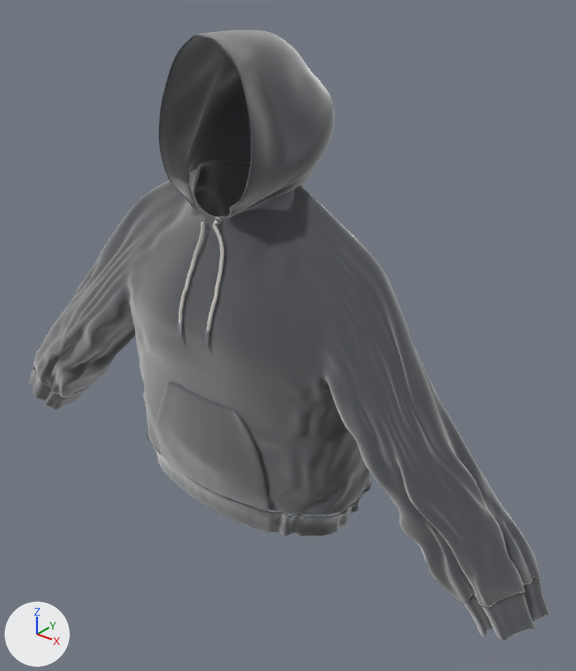
The glTF model hoodie.glb, before and after one commit.
The view is the same before and after, from a camera (50 mm lens) standing at (1.549, -1.113, 1.088) and looking at (0.651, 0.009, 0.392). Arrows for +X, +Y and +Z are at lower left; the lights stay in place. The picture after the commit comes second. Vertices at exactly the same position are counted once.

The older version as bpy lines, for what is in view:
```python
ob_hoodie_body = bpy.data.objects.new('Hoodie_Body', me_hoodie_body)
ob_hoodie_body.location = (0.56, 0.0, -0.002)
ob_hoodie_cuff_l = bpy.data.objects.new('Hoodie_Cuff_L', me_hoodie_cuff_l)
ob_hoodie_cuff_l.location = (0.56, 0.0, -0.002)
ob_hoodie_cuff_r = bpy.data.objects.new('Hoodie_Cuff_R', me_hoodie_cuff_r)
ob_hoodie_cuff_r.location = (0.56, 0.0, -0.002)
ob_hoodie_drawstring_l = bpy.data.objects.new('Hoodie_Drawstring_L', me_hoodie_drawstring_l)
ob_hoodie_drawstring_l.location = (0.56, 0.0, -0.002)
ob_hoodie_drawstring_r = bpy.data.objects.new('Hoodie_Drawstring_R', me_hoodie_drawstring_r)
ob_hoodie_drawstring_r.location = (0.56, 0.0, -0.002)
ob_hoodie_hood = bpy.data.objects.new('Hoodie_Hood', me_hoodie_hood)
ob_hoodie_hood.location = (0.56, 0.0, -0.002)
ob_hoodie_kangaroopocket = bpy.data.objects.new('Hoodie_KangarooPocket', me_hoodie_kangaroopocket)
ob_hoodie_kangaroopocket.location = (0.56, 0.0, -0.002)
ob_hoodie_waistband = bpy.data.objects.new('Hoodie_Waistband', me_hoodie_waistband)
ob_hoodie_waistband.location = (0.56, 0.0, -0.002)
```
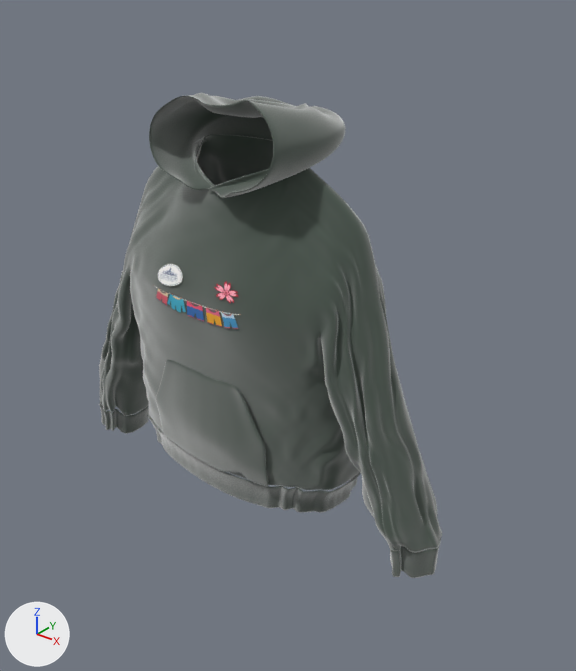
Patch to the scene script:
```diff
--- a/hoodie.glb.py
+++ b/hoodie.glb.py
@@ me_hoodie_body @@
-me_hoodie_body.from_pydata(...)  # 24540 vertices, 49088 faces; spans x -0.668..0.674, y -0.159..0.15, z 0.054..0.717
+me_hoodie_body.from_pydata(...)  # 24540 vertices, 49088 faces; spans x -0.477..0.48, y -0.155..0.149, z 0.005..0.713
+# me_hoodie_body part 1: 24540 of 24540 vertices moved; they spanned x -0.668..0.674, y -0.159..0.15, z 0.054..0.717 and now span x -0.477..0.48, y -0.155..0.149, z 0.005..0.713; mean shift (0.0, 0.01, -0.011)
+# me_hoodie_body part 2: 48653 kept faces spanning x -0.477..0.48, y -0.155..0.149, z 0.005..0.713 get new texture (UV) coordinates
 me_hoodie_body.materials.append(mat_hoodie_fleece)
@@ me_hoodie_cuff_l @@
-me_hoodie_cuff_l.from_pydata(...)  # 1024 vertices, 2048 faces; spans x 0.5605..0.7027, y -0.1236..0.0135, z 0.0071..0.1346
+me_hoodie_cuff_l.from_pydata(...)  # 1024 vertices, 2048 faces; spans x 0.3637..0.4808, y -0.0872..0.0487, z -0.0407..0.0407
+# me_hoodie_cuff_l part 3: 2046 kept faces spanning x 0.3637..0.4808, y -0.0872..0.0487, z -0.0407..0.0407 get new texture (UV) coordinates
+# edits to the shape of me_hoodie_cuff_l do not show in these pictures
 me_hoodie_cuff_l.materials.append(mat_hoodie_rib)
@@ me_hoodie_cuff_r @@
-me_hoodie_cuff_r.from_pydata(...)  # 1024 vertices, 2048 faces; spans x -0.6973..-0.5535, y -0.1216..0.0152, z 0.0097..0.1374
+me_hoodie_cuff_r.from_pydata(...)  # 1024 vertices, 2048 faces; spans x -0.4781..-0.347, y -0.0822..0.051, z -0.0519..0.0316
+# me_hoodie_cuff_r part 4: 1024 of 1024 vertices moved; they spanned x -0.6973..-0.5535, y -0.1216..0.0152, z 0.0097..0.1374 and now span x -0.4781..-0.347, y -0.0822..0.051, z -0.0519..0.0316; mean shift (0.2062, 0.0432, -0.078)
 me_hoodie_cuff_r.materials.append(mat_hoodie_rib)
@@ me_hoodie_hood @@
-me_hoodie_hood.from_pydata(...)  # 4746 vertices, 9488 faces; spans x -0.148..0.151, y -0.117..0.149, z 0.652..0.963
+me_hoodie_hood.from_pydata(...)  # 4746 vertices, 9488 faces; spans x -0.178..0.177, y -0.125..0.155, z 0.639..0.806
+# me_hoodie_hood part 5: 9446 kept faces spanning x -0.178..0.177, y -0.125..0.155, z 0.639..0.806 get new texture (UV) coordinates
+# edits to the shape of me_hoodie_hood do not show in these pictures
 me_hoodie_hood.materials.append(mat_hoodie_fleece)
@@ ob_hoodie_body @@
 ob_hoodie_body = bpy.data.objects.new('Hoodie_Body', me_hoodie_body)
-ob_hoodie_body.location = (0.56, 0.0, -0.002)
+ob_hoodie_body.location = (0.56, 0.0, 0.052)
@@ ob_hoodie_cuff_l @@
 ob_hoodie_cuff_l = bpy.data.objects.new('Hoodie_Cuff_L', me_hoodie_cuff_l)
-ob_hoodie_cuff_l.location = (0.56, 0.0, -0.002)
+ob_hoodie_cuff_l.location = (0.56, 0.0, 0.052)
@@ ob_hoodie_cuff_r @@
 ob_hoodie_cuff_r = bpy.data.objects.new('Hoodie_Cuff_R', me_hoodie_cuff_r)
-ob_hoodie_cuff_r.location = (0.56, 0.0, -0.002)
+ob_hoodie_cuff_r.location = (0.56, 0.0, 0.052)
@@ ob_hoodie_drawstring_l @@
-ob_hoodie_drawstring_l = bpy.data.objects.new('Hoodie_Drawstring_L', me_hoodie_drawstring_l)
@@ ob_hoodie_drawstring_r @@
-ob_hoodie_drawstring_r = bpy.data.objects.new('Hoodie_Drawstring_R', me_hoodie_drawstring_r)
@@ ob_hoodie_hood @@
 ob_hoodie_hood = bpy.data.objects.new('Hoodie_Hood', me_hoodie_hood)
-ob_hoodie_hood.location = (0.56, 0.0, -0.002)
+ob_hoodie_hood.location = (0.56, 0.0, 0.052)
@@ ob_hoodie_kangaroopocket @@
 ob_hoodie_kangaroopocket = bpy.data.objects.new('Hoodie_KangarooPocket', me_hoodie_kangaroopocket)
-ob_hoodie_kangaroopocket.location = (0.56, 0.0, -0.002)
+ob_hoodie_kangaroopocket.location = (0.56, 0.0, 0.052)
@@ ob_hoodie_waistband @@
 ob_hoodie_waistband = bpy.data.objects.new('Hoodie_Waistband', me_hoodie_waistband)
-ob_hoodie_waistband.location = (0.56, 0.0, -0.002)
+ob_hoodie_waistband.location = (0.56, 0.0, 0.052)
@@ ob_hoodie_decal_front @@
+ob_hoodie_decal_front = bpy.data.objects.new('Hoodie_Decal_Front', me_hoodie_decal_front)  # 1564 vertices, 3124 faces; spans x -0.167..0.158, y -0.158..-0.096, z 0.311..0.568; in mat_decal_hoodie_front (picture img_cham_hoodie_front)
+ob_hoodie_decal_front.location = (0.56, 0.0, 0.052)
```

Changed parts and their boxes [x1, y1, x2, y2] in the pictures (576 x 671 px; the box of a moved part takes in the faces that stretch with it):
'Hoodie_Body', reshaped, moved (32% narrower, 6% shorter)
    before: [34, 160, 540, 607]
    after: [99, 134, 442, 553]
'Hoodie_Hood', reshaped, moved (11% wider, 44% shorter)
    before: [159, 30, 335, 218]
    after: [149, 93, 345, 198]
'Hoodie_KangarooPocket', moved
    before: [156, 382, 269, 511]
    after: [156, 359, 269, 487]
'Hoodie_Waistband', moved
    before: [147, 432, 371, 537]
    after: [147, 413, 360, 513]
'Hoodie_Cuff_L', reshaped, moved
    before: [464, 578, 550, 641]
    after: [390, 538, 441, 578]
'Hoodie_Decal_Front', added
    after: [153, 264, 241, 329]
'Hoodie_Cuff_R', reshaped, moved
    before: [29, 368, 87, 410]
    after: [99, 403, 149, 434]
'Hoodie_Drawstring_L', deleted
    before: [206, 221, 224, 331]
'Hoodie_Drawstring_R', deleted
    before: [179, 221, 205, 321]
part 1 of me_hoodie_body, moved or reshaped (not visible afterwards)
    before: [427, 541, 526, 580]
part 2 of me_hoodie_body, surface changed
    before: [34, 160, 540, 607]
    after: [99, 134, 442, 553]
